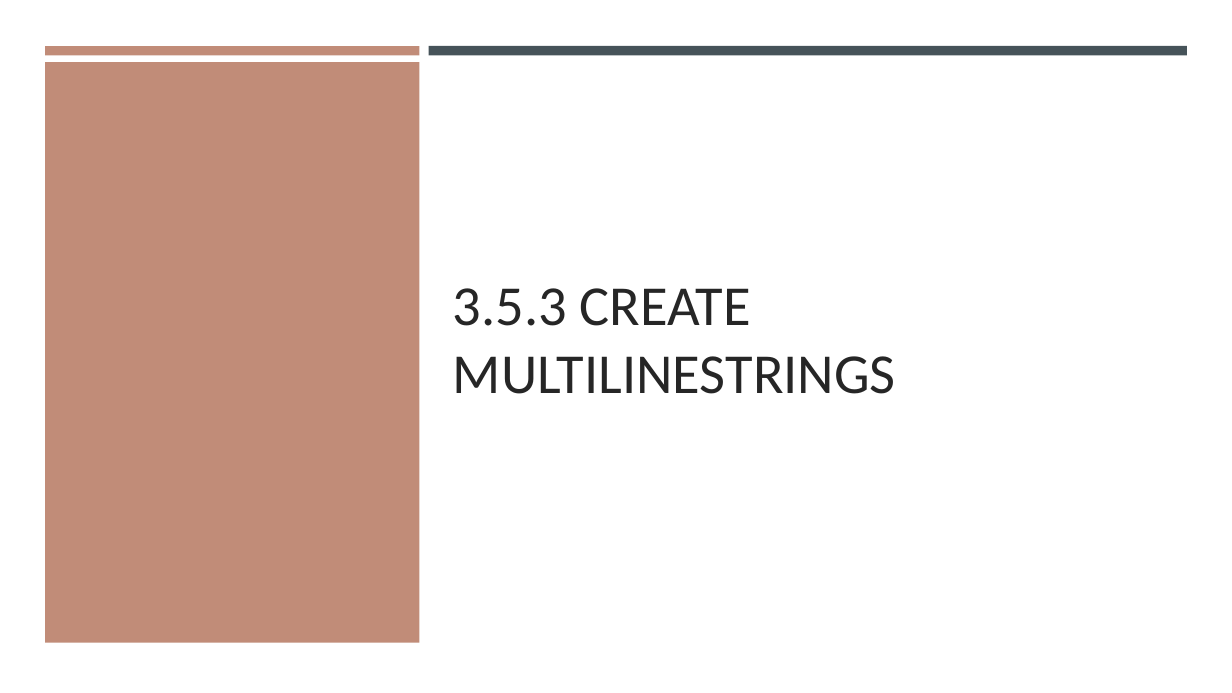
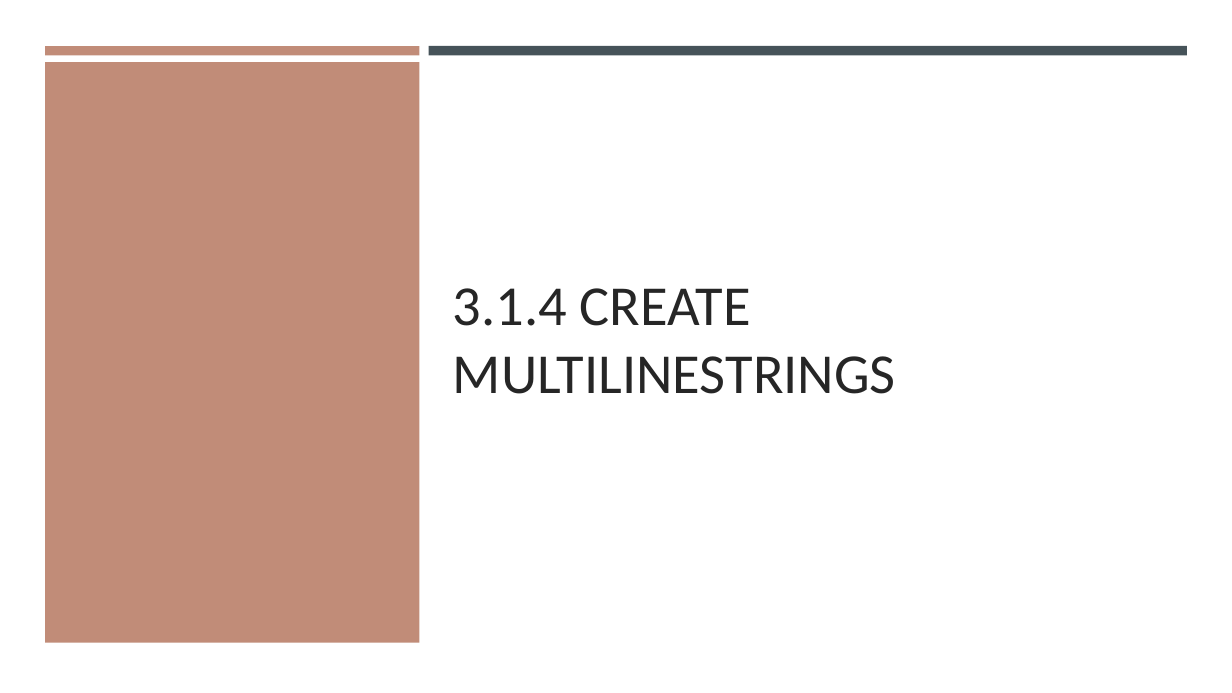
Before and after one commit to gisynw/ssj-376, a slide deck: slide 26 of docs/Lectures/Week03/Week03_SpatialData.pptx (slide 39 before the commit). Drawn at 1232x693 pixels with LibreOffice and Linux fonts; fonts in the diff are those of the drawing. Boxes give left, top, right and bottom in pixels: in the first picture for what was removed or moved away, otherwise in the second. Text is boxed around its words. In the diff, an @@ line names an element or a change of style, - is before the commit and + after.

```diff
--- a/docs/Lectures/Week03/Week03_SpatialData.pptx
+++ b/docs/Lectures/Week03/Week03_SpatialData.pptx
@@ title at [453, 288, 896, 394]: text changed @@
-3.5.3 CREATE MULTILINESTRINGS
+3.1.4 CREATE MULTILINESTRINGS
```
Also in this commit, not shown: 14 other slides changed, 4 slides added, 5 slides removed, 4 other files.
